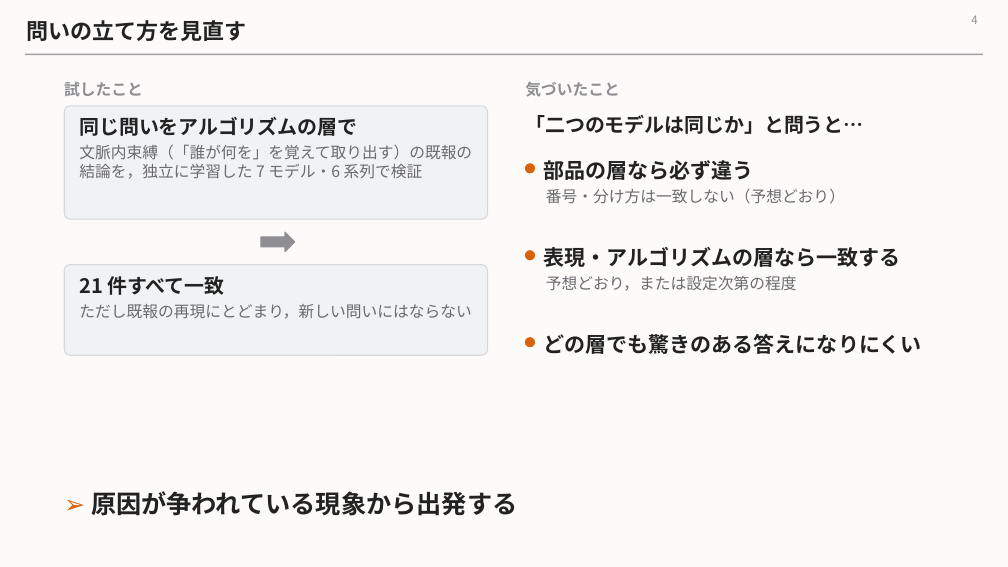
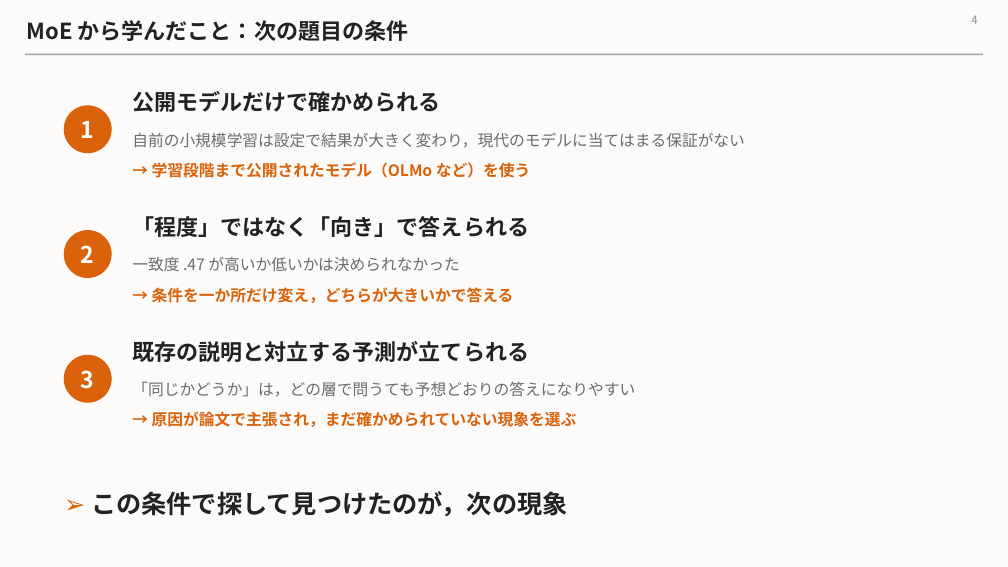
Before and after one commit to Nhckdvrl/ssn-group-papaer, a slide deck: slide 4 of workbench/mechanism-population-dynamics/zemi_2026-11.pptx. Drawn at 1008x567 pixels with LibreOffice and Linux fonts; fonts in the diff are those of the drawing. Boxes give left, top, right and bottom in pixels: in the first picture for what was removed or moved away, otherwise in the second. Text is boxed around its words. In the diff, an @@ line names an element or a change of style, - is before the commit and + after.

```diff
--- a/workbench/mechanism-population-dynamics/zemi_2026-11.pptx
+++ b/workbench/mechanism-population-dynamics/zemi_2026-11.pptx
@@ title at [26, 20, 409, 41]: text changed @@
-問いの立て方を見直す
+MoE から学んだこと：次の題目の条件
@@ text removed at [64, 82, 143, 96] @@
-試したこと
@@ text "公開モデルだけで確かめられる" at [132, 91, 441, 112]: vertical alignment top to middle @@
@@ text removed at [525, 82, 619, 97] @@
-気づいたこと
@@ rounded rectangle removed at [64, 106, 488, 219] @@
@@ ellipse added at [64, 106, 111, 153], fill #D9620B, outline #D9620B 1 pt @@
@@ text at [132, 91, 441, 112]: text changed; size 15 to 21 pt; text colour #6B6B70 to #222222; bold on @@
-同じ問いをアルゴリズムの層で
-文脈内束縛（「誰が何を」を覚えて取り出す）の既報の結論を，独立に学習した 7 モデル・6 系列で検証
+公開モデルだけで確かめられる
@@ text added at [81, 121, 95, 138], 22 pt, text #FFFFFF, bold @@
+1
@@ text added at [132, 133, 745, 148], 15 pt, text #6B6B70 @@
+自前の小規模学習は設定で結果が大きく変わり，現代のモデルに当てはまる保証がない
@@ text added at [152, 162, 530, 178], 15 pt, text #D9620B, bold @@
+→ 学習段階まで公開されたモデル（OLMo など）を使う
@@ ellipse removed at [526, 164, 535, 173] @@
@@ text removed at [544, 160, 754, 180] @@
-部品の層なら必ず違う
@@ text removed at [546, 189, 845, 204] @@
-番号・分け方は一致しない（予想どおり）
@@ ellipse added at [64, 231, 111, 278], fill #D9620B, outline #D9620B 1 pt @@
@@ text at [132, 216, 529, 237]: text changed; size 19 to 21 pt @@
-「二つのモデルは同じか」と問うと…
+「程度」ではなく「向き」で答えられる
@@ right arrow removed at [261, 232, 295, 252] @@
@@ rounded rectangle removed at [64, 265, 488, 355] @@
@@ text added at [81, 245, 95, 263], 22 pt, text #FFFFFF, bold @@
+2
@@ text added at [132, 257, 459, 271], 15 pt, text #6B6B70 @@
+一致度 .47 が高いか低いかは決められなかった
@@ ellipse removed at [526, 251, 535, 260] @@
@@ text removed at [79, 276, 472, 319] @@
-21 件すべて一致
-ただし既報の再現にとどまり，新しい問いにはならない
@@ text added at [152, 287, 514, 303], 15 pt, text #D9620B, bold @@
+→ 条件を一か所だけ変え，どちらが大きいかで答える
@@ ellipse added at [64, 355, 111, 402], fill #D9620B, outline #D9620B 1 pt @@
@@ text at [132, 341, 529, 362]: text changed; size 20 to 21 pt @@
-表現・アルゴリズムの層なら一致する
+既存の説明と対立する予測が立てられる
@@ ellipse removed at [526, 338, 535, 347] @@
@@ text added at [81, 370, 95, 389], 22 pt, text #FFFFFF, bold @@
+3
@@ text at [132, 381, 635, 397]: text changed @@
-予想どおり，または設定次第の程度
+「同じかどうか」は，どの層で問うても予想どおりの答えになりやすい
@@ text "「同じかどうか」は，どの層で問うても予想どおりの答えになりやすい" at [132, 381, 635, 397]: vertical alignment top to middle @@
@@ text added at [152, 411, 577, 427], 15 pt, text #D9620B, bold @@
+→ 原因が論文で主張され，まだ確かめられていない現象を選ぶ
@@ text at [91, 491, 568, 517]: text changed; size 20 to 24 pt @@
-どの層でも驚きのある答えになりにくい
+➢ この条件で探して見つけたのが，次の現象
@@ text removed at [91, 491, 517, 516] @@
-➢ 原因が争われている現象から出発する
```
Also in this commit, not shown: 1 other slide changed.
